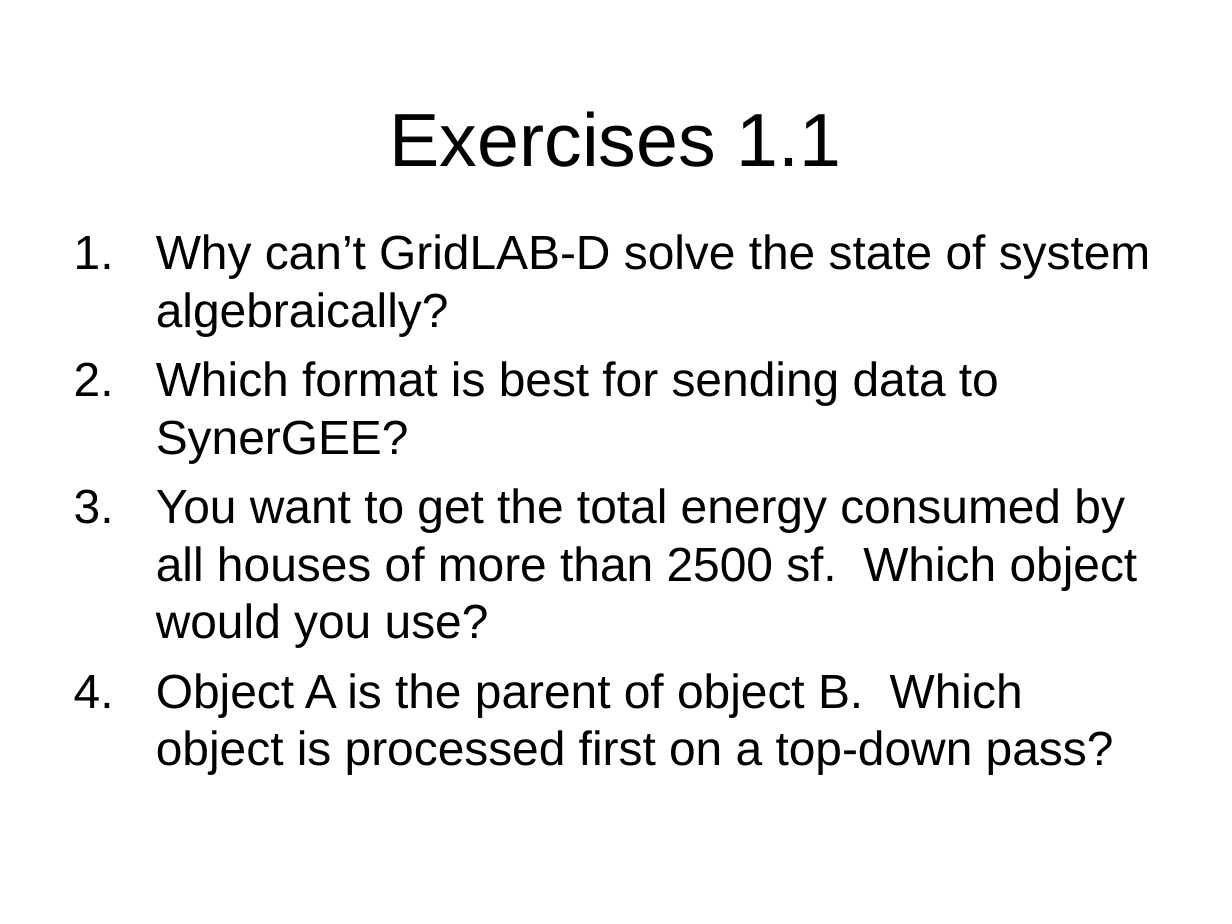
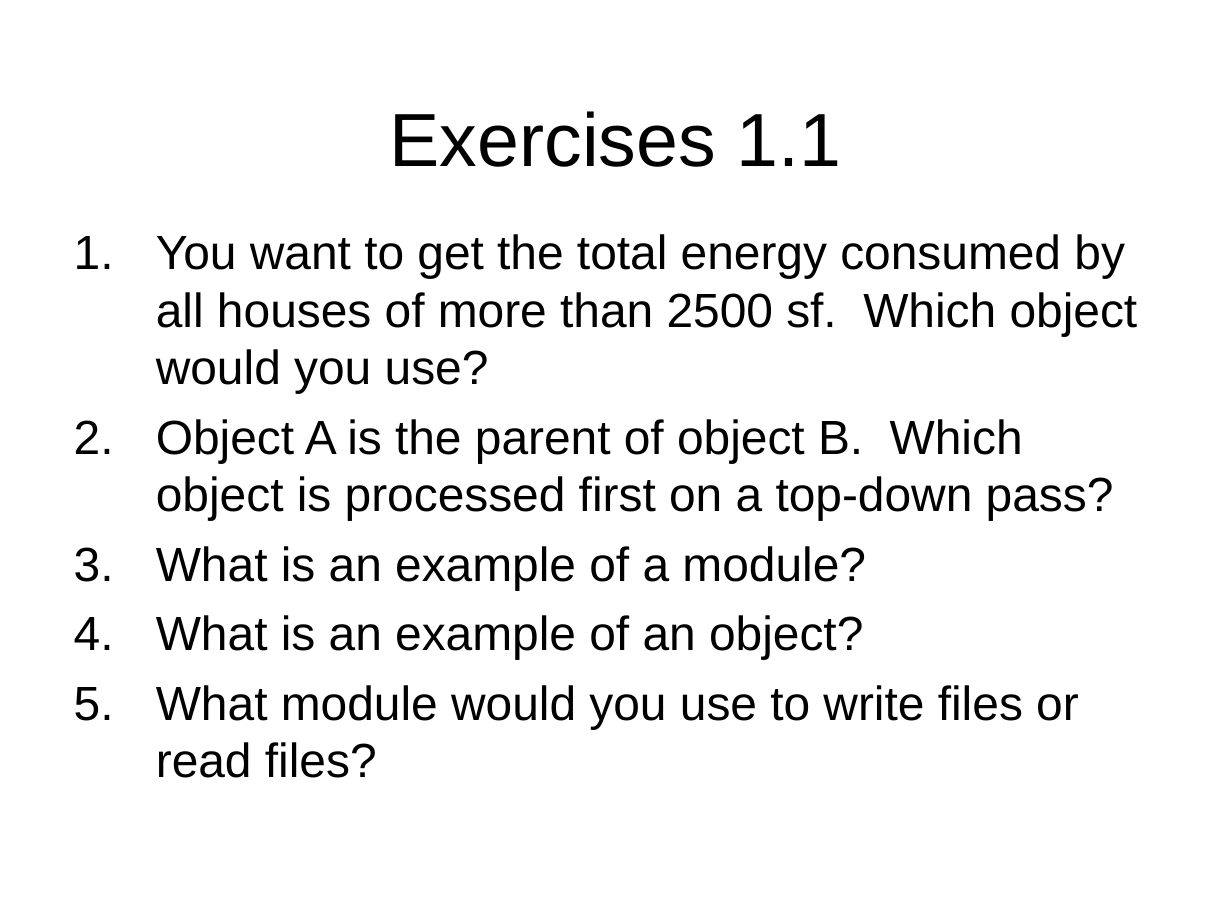
Before and after one commit to gridlab-d/course, a slide deck: slide 20 of 1.1 - What is GridLAB-D.pps (slide 17 before the commit). Drawn at 1232x924 pixels with LibreOffice and Linux fonts; fonts in the diff are those of the drawing; background and template pictures are left out. Boxes give left, top, right and bottom in pixels: in the first picture for what was removed or moved away, otherwise in the second. Text is boxed around its words. In the diff, an @@ line names an element or a change of style, - is before the commit and + after.

```diff
--- a/1.1 - What is GridLAB-D.pps
+++ b/1.1 - What is GridLAB-D.pps
@@ text at <box>156,234,1151,463</box>: paragraphs removed @@
-1. Why can’t GridLAB-D solve the state of system algebraically?
-2. Which format is best for sending data to SynerGEE?
@@ text at <box>156,546,1079,778</box>: paragraphs added @@
+3. What is an example of a module?
+4. What is an example of an object?
+5. What module would you use to write files or read files?
```
Also in this commit, not shown: 2 other slides changed, 8 slides added, 5 slides removed.
